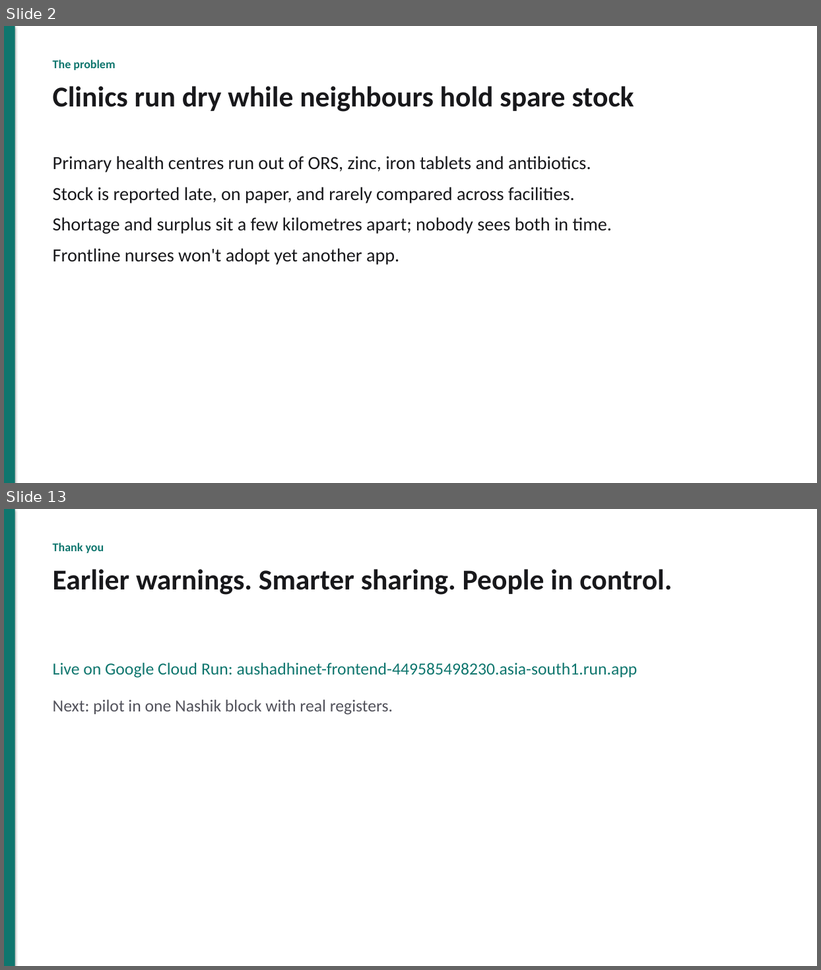
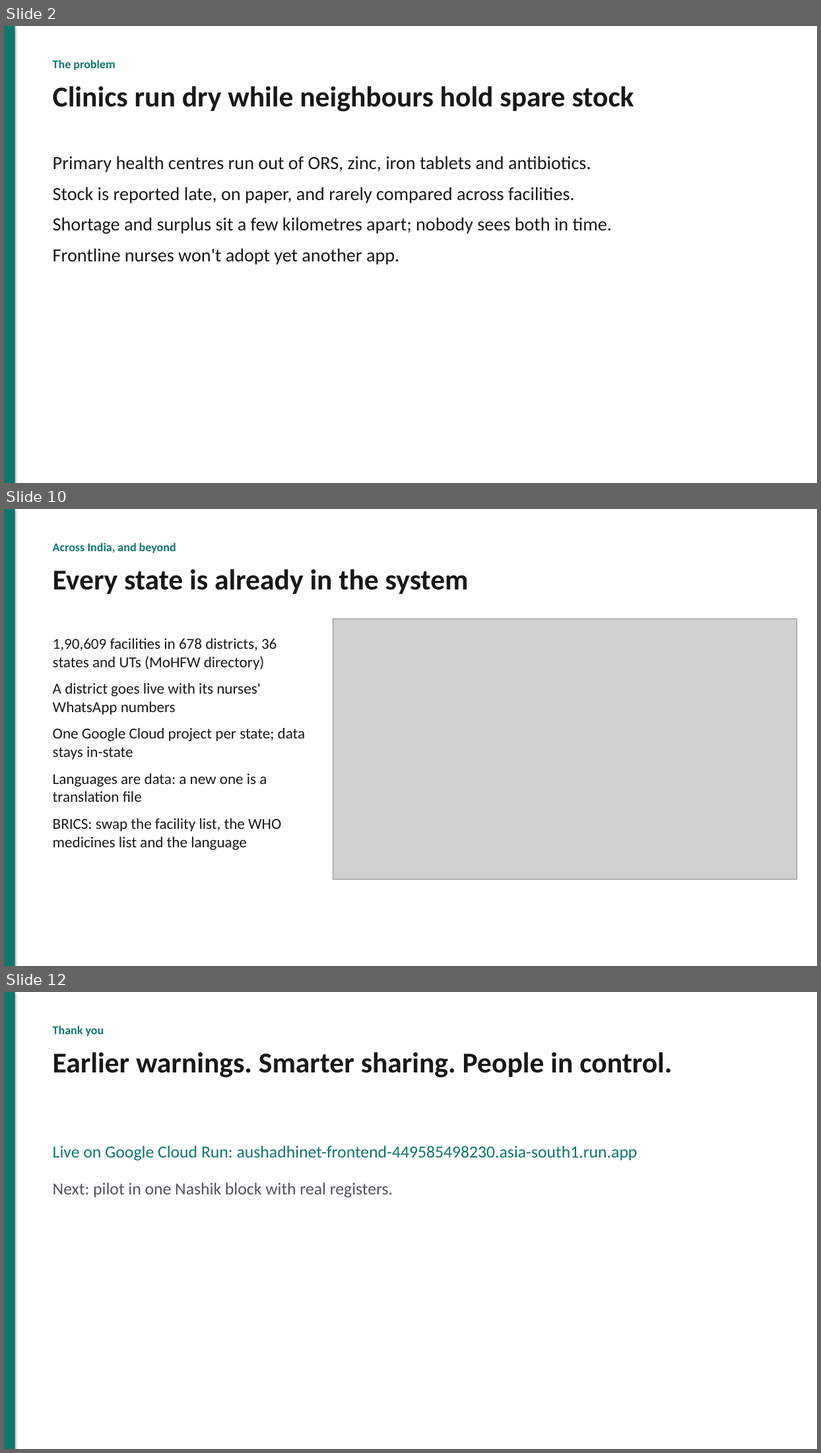
Before and after one commit to akshat333-debug/AushadhiNet, a slide deck: docs/pitch/AushadhiNet-pitch.pptx. Shown one above the other, each under a label of ours: slides 2 and 13 before the commit, slides 2, 10 and 12 after it; the slides between them are not shown. The pictures are 821x970 and 821x1453 pixels, drawn with LibreOffice and Linux fonts; fonts in the diff are those of the drawing; grey boxes stand for pictures. Boxes give left, top, right and bottom in pixels: in the first picture for what was removed or moved away, otherwise in the second. Text is boxed around its words. In the diff, an @@ line names an element or a change of style, - is before the commit and + after.

```diff
--- a/docs/pitch/AushadhiNet-pitch.pptx
+++ b/docs/pitch/AushadhiNet-pitch.pptx
@@ slide 10 added at box(4, 509, 817, 966), background #FFFFFF @@
@@ rectangle added at box(4, 509, 15, 966), fill #0F766E @@
@@ text added at box(53, 543, 176, 553), 14 pt, text #0F766E, bold @@
+Across India, and beyond
@@ text added at box(53, 569, 469, 594), 34 pt, text #18181B, bold @@
+Every state is already in the system
@@ picture added at box(333, 619, 797, 880) @@
@@ text added at box(53, 638, 305, 850), 18 pt, text #18181B @@
+1,90,609 facilities in 678 districts, 36 states and UTs (MoHFW directory)
+A district goes live with its nurses' WhatsApp numbers
+One Google Cloud project per state; data stays in-state
+Languages are data: a new one is a translation file
+BRICS: swap the facility list, the WHO medicines list and the language
@@ what was slide 13 is now slide 12 @@
```
Also in this commit, not shown: 7 slides changed, 1 other slide added, 3 slides removed, 13 other files.
